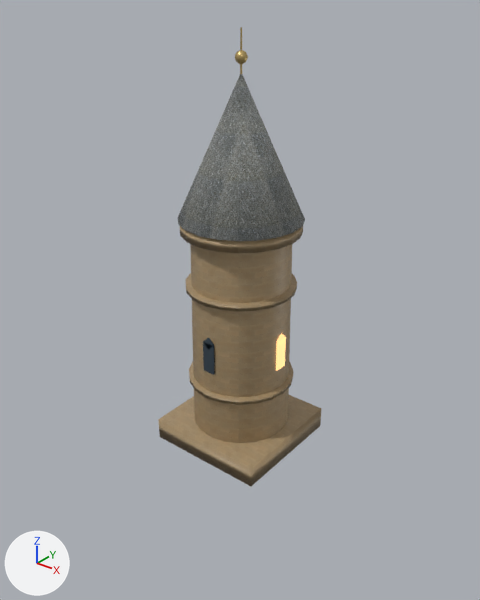
Renders of the glTF model game/voxario/Eryndor/Assets/Models/valoria/city/wall_tower.glb from each side of a commit.
Camera for both pictures: a 50 mm lens placed at (25.5, -31.9, 30.8), pointed at (-0.3, 0.2, 10.8). The axes (+X, +Y, +Z) are drawn at lower left. The lights are the same throughout. The older version comes first. Vertices at exactly the same position are counted once.

Objects in the first picture: 'wall_tower'.
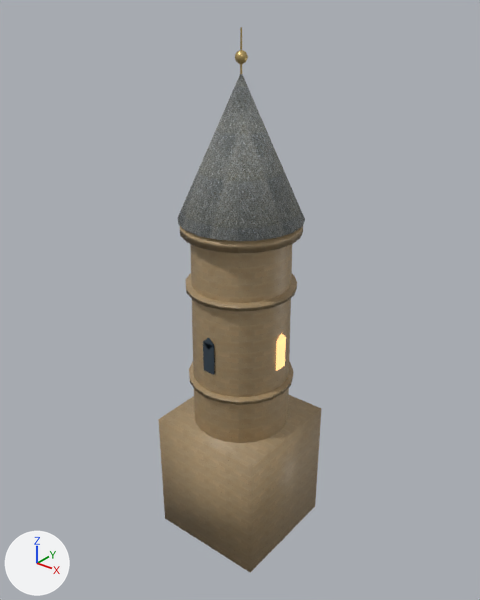
Boxes [x1, y1, x2, y2] around the edits, measured in the pictures (480 x 600 px; the box of a moved part takes in the faces that stretch with it):
'wall_tower', reshaped (19% taller): before [159, 27, 321, 486]; after [159, 27, 321, 572]
part 1 of me_wall_tower, moved or reshaped: before [159, 409, 321, 486]; after [159, 409, 321, 572]

The change in detail:
me_wall_tower is used by ob_wall_tower; location (0.0, 0.0, 0.0).
Before the commit, vertices of me_wall_tower: 0 (4.3, 4.3, 0.0) at pixel (320, 425), 3 (4.3, -4.3, 0.0) at pixel (251, 486), 4 (-4.3, -4.3, 0.0) at pixel (159, 436), 7 (-4.3, 4.3, 0.0).
me_wall_tower had 383 vertices, 672 faces and spanned x -4.3..4.3, y -4.3..4.3, z 0.0..28.2.
me_wall_tower now has 383 vertices, 672 faces and spans x -4.3..4.3, y -4.3..4.3, z -8.0..28.2.
Part 1, on me_wall_tower:
Vertices 0, 3, 4, 7 of me_wall_tower move by (0.0, 0.0, -8.0).
